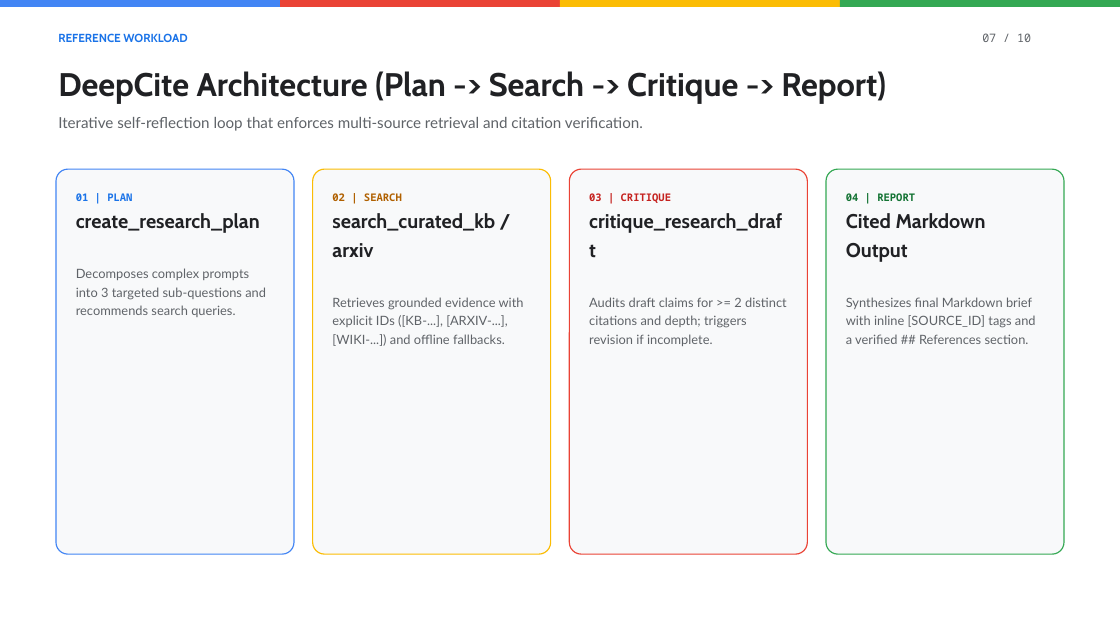
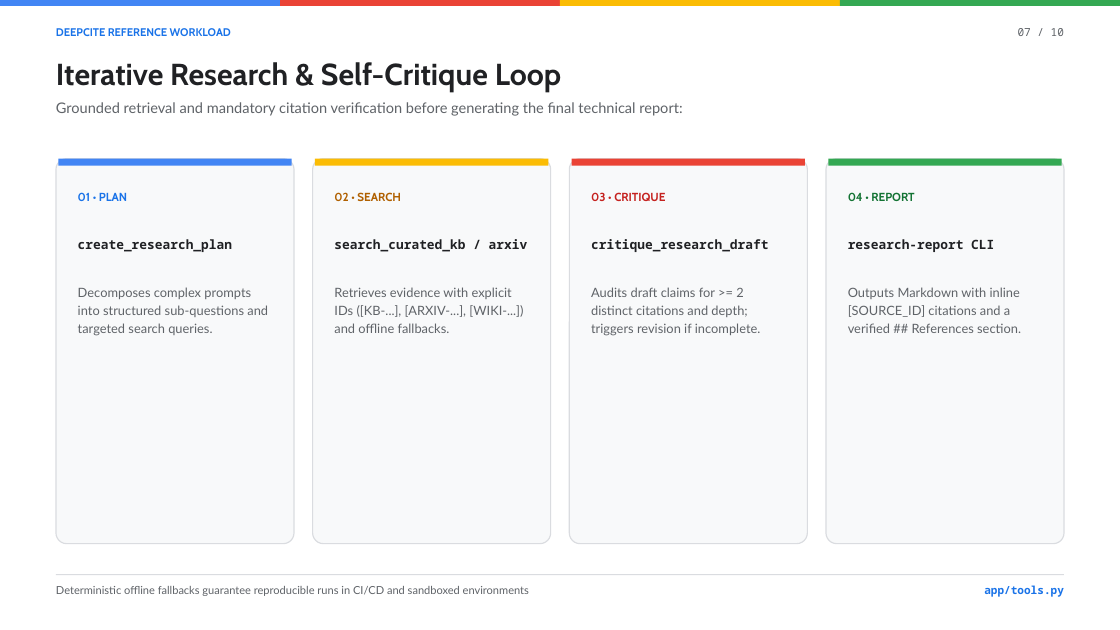
Before and after one commit to sanketbisne/scalfod-langgraph-agentscli, a slide deck: slide 7 of docs/Cloud_Next_27_Agents_CLI_LangGraph.pptx. Drawn at 1120x630 pixels with LibreOffice and Linux fonts; fonts in the diff are those of the drawing. Boxes give left, top, right and bottom in pixels: in the first picture for what was removed or moved away, otherwise in the second. Text is boxed around its words. In the diff, an @@ line names an element or a change of style, - is before the commit and + after.

```diff
--- a/docs/Cloud_Next_27_Agents_CLI_LangGraph.pptx
+++ b/docs/Cloud_Next_27_Agents_CLI_LangGraph.pptx
@@ text at box(56, 28, 231, 36): text changed; size 10 to 9.5 pt @@
-REFERENCE WORKLOAD
+DEEPCITE REFERENCE WORKLOAD
@@ text "07 / 10": place and size @@
-text "07 / 10" at box(982, 33, 1031, 42)
+text "07 / 10" at box(1018, 28, 1064, 36)
@@ text "07 / 10" at box(1018, 28, 1064, 36): size 10 to 9.5 pt; alignment left to right; line spacing 1.2 to 1.18 @@
@@ text at box(56, 62, 561, 93): text changed; size 28 to 26 pt @@
-DeepCite Architecture (Plan -> Search -> Critique -> Report)
+Iterative Research & Self-Critique Loop
@@ text at box(56, 102, 682, 116): text changed; size 13 to 12.5 pt @@
-Iterative self-reflection loop that enforces multi-source retrieval and citation verification.
+Grounded retrieval and mandatory citation verification before generating the final technical report:
@@ rounded rectangle "01 • PLAN" at box(56, 159, 294, 544): outline #4285F4 1 pt to #DADCE0 1 pt; proportions changed @@
@@ rectangle added at box(58, 159, 292, 166), fill #4285F4 @@
@@ rounded rectangle "02 • SEARCH" at box(313, 159, 550, 544): outline #FBBC04 1 pt to #DADCE0 1 pt; proportions changed @@
@@ rectangle added at box(315, 159, 549, 166), fill #FBBC04 @@
@@ rounded rectangle "03 • CRITIQUE" at box(570, 159, 807, 544): outline #EA4335 1 pt to #DADCE0 1 pt; proportions changed @@
@@ rectangle added at box(572, 159, 806, 166), fill #EA4335 @@
@@ 4 rounded rectangles: place and size @@
-4 rounded rectangles at box(56, 169, 1064, 554)
+4 rounded rectangles at box(56, 159, 1064, 544)
@@ rounded rectangle "04 • REPORT" at box(826, 159, 1064, 544): outline #34A853 1 pt to #DADCE0 1 pt; proportions changed @@
@@ rectangle added at box(828, 159, 1062, 166), fill #34A853 @@
@@ text in rounded rectangle at box(78, 192, 127, 201): text changed; size 9 to 10 pt; font Noto Sans Mono to Cabin @@
-01 | PLAN
+01 • PLAN
@@ text in rounded rectangle at box(334, 192, 401, 201): text changed; size 9 to 10 pt; font Noto Sans Mono to Cabin @@
-02 | SEARCH
+02 • SEARCH
@@ text in rounded rectangle at box(591, 192, 665, 201): text changed; size 9 to 10 pt; font Noto Sans Mono to Cabin @@
-03 | CRITIQUE
+03 • CRITIQUE
@@ text in rounded rectangle at box(848, 192, 1021, 333): text changed @@
-04 | REPORT
-Cited Markdown Output
-Synthesizes final Markdown brief with inline [SOURCE_ID] tags and a verified ## References section.
+04 • REPORT
+research-report CLI
+Outputs Markdown with inline [SOURCE_ID] citations and a verified ## References section.
@@ text in rounded rectangle at box(78, 239, 232, 252): size 17 to 11 pt, font Cabin to Noto Sans Mono in "create_research_plan"; line spacing 1.2 to 1.18 @@
@@ text in rounded rectangle at box(334, 239, 528, 252): size 17 to 11 pt, font Cabin to Noto Sans Mono in "search_curated_kb / arxiv"; line spacing 1.2 to 1.18 @@
@@ text in rounded rectangle at box(591, 239, 768, 336): size 17 to 11 pt, font Cabin to Noto Sans Mono in "critique_research_draft"; line spacing 1.2 to 1.18 @@
@@ text in rounded rectangle at box(78, 287, 268, 336): text changed @@
-Decomposes complex prompts into 3 targeted sub-questions and recommends search queries.
+Decomposes complex prompts into structured sub-questions and targeted search queries.
@@ text in rounded rectangle at box(334, 287, 523, 333): text changed @@
-Retrieves grounded evidence with explicit IDs ([KB-...], [ARXIV-...], [WIKI-...]) and offline fallbacks.
+Retrieves evidence with explicit IDs ([KB-...], [ARXIV-...], [WIKI-...]) and offline fallbacks.
@@ rectangle added at box(56, 574, 1065, 575), fill #DADCE0 @@
@@ text added at box(56, 586, 529, 596), 9.5 pt, text #5F6368 @@
+Deterministic offline fallbacks guarantee reproducible runs in CI/CD and sandboxed environments
@@ text added at box(984, 585, 1064, 597), 9.5 pt, text #1A73E8, bold @@
+app/tools.py
```
Also in this commit, not shown: 9 other slides changed, 2 other files.
